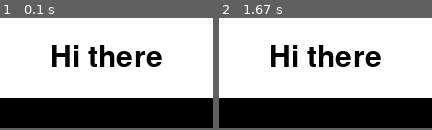
Above: before the commit, frames 1-2 (left to right).
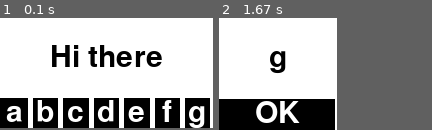
Above: after the commit, the same moments.

Repository: sillypantscoder/pygame_zip
Game: pygame game, started from test-dialog.py
The game is run twice, just before and just after one commit, with the same random seed, the same clock (stepped at 60 frames per second) and the same inputs.
Inputs (mouse positions are in pixels of both pictures, inside the frame that each line leads up to):
- Up to frame 1 (0.1 s): no input
- Up to frame 2 (1.67 s): press the mouse at (325, 79) at 0.37 s; move the mouse to (299, 76) at 0.47 s; release the mouse at (274, 72) at 0.6 s; click (402, 110) at 0.72 s
In our replay, in frame 2 the window is 213x110 before the commit and 118x112 after it. These sizes can differ from the game's own. Grey fills any space a smaller window leaves; there, only what the larger window draws over its background counts as a difference.

The runs differ from the first frame. In frame 1, 9.8% of the frame differs, in the area x 2-100%, y 71-99%; in frame 2, 20%, in the area x 0-100%, y 24-100%.

Commit message:
Fixed dialogs

Diff:
--- a/dialog.py
+++ b/dialog.py
@@ -1,4 +1,5 @@
 import pygame
+import math
 
 WHITE = (255, 255, 255)
 BLACK = (0, 0, 0)
@@ -15,6 +16,7 @@
 	# Loop
 	running = True
 	c = pygame.time.Clock()
+	option_width = (SCREENSIZE[0] - ((len(options) - 1) * 5)) / len(options)
 	while running:
 		for event in pygame.event.get():
 			if event.type == pygame.QUIT:
@@ -22,14 +24,26 @@
 			elif event.type == pygame.VIDEORESIZE:
 				SCREENSIZE = [*event.dict["size"]]
 				screen = pygame.display.set_mode(SCREENSIZE, pygame.RESIZABLE)
+			elif event.type == pygame.MOUSEBUTTONUP:
+				if pygame.mouse.get_pos()[1] < (SCREENSIZE[1] - msgHeight): continue
+				pos = pygame.mouse.get_pos()[0]
+				pos /= option_width
+				pos = math.floor(pos)
+				return options[pos]
 		screen.fill(WHITE)
 		screen.blit(msgRendered, ((SCREENSIZE[0] - msgWidth) / 2, ((SCREENSIZE[1] - msgHeight) - msgHeight) / 2))
 		# Options
-		option_width = (SCREENSIZE[0] / len(options)) - ((len(options) - 1) * 5)
+		option_width = SCREENSIZE[0] / len(options)
+		cum_x = 0
+		pygame.draw.rect(screen, BLACK, pygame.Rect(0, SCREENSIZE[1] - msgHeight, SCREENSIZE[0], msgHeight))
 		for o in options:
-			pygame.draw.rect(screen, BLACK, pygame.Rect(0, SCREENSIZE[1] - msgHeight, SCREENSIZE[0], msgHeight))
+			oRendered = FONT.render(o, True, WHITE)
+			screen.blit(oRendered, (cum_x + ((option_width - oRendered.get_width()) / 2), SCREENSIZE[1] - msgHeight))
+			cum_x += option_width
+			pygame.draw.line(screen, WHITE, (cum_x, SCREENSIZE[1] - msgHeight), (cum_x, SCREENSIZE[1]), 5)
 		# Flip
 		pygame.display.flip()
 		c.tick(60)
 	# End
 	pygame.quit()
+	return None
--- a/test-dialog.py
+++ b/test-dialog.py
@@ -1,3 +1,3 @@
-import dialog
+from dialog import dialog
 
-dialog.dialog("Hi there")
+dialog(dialog("Hi there", ["a", "b", "c", "d", "e", "f", "g"]))
